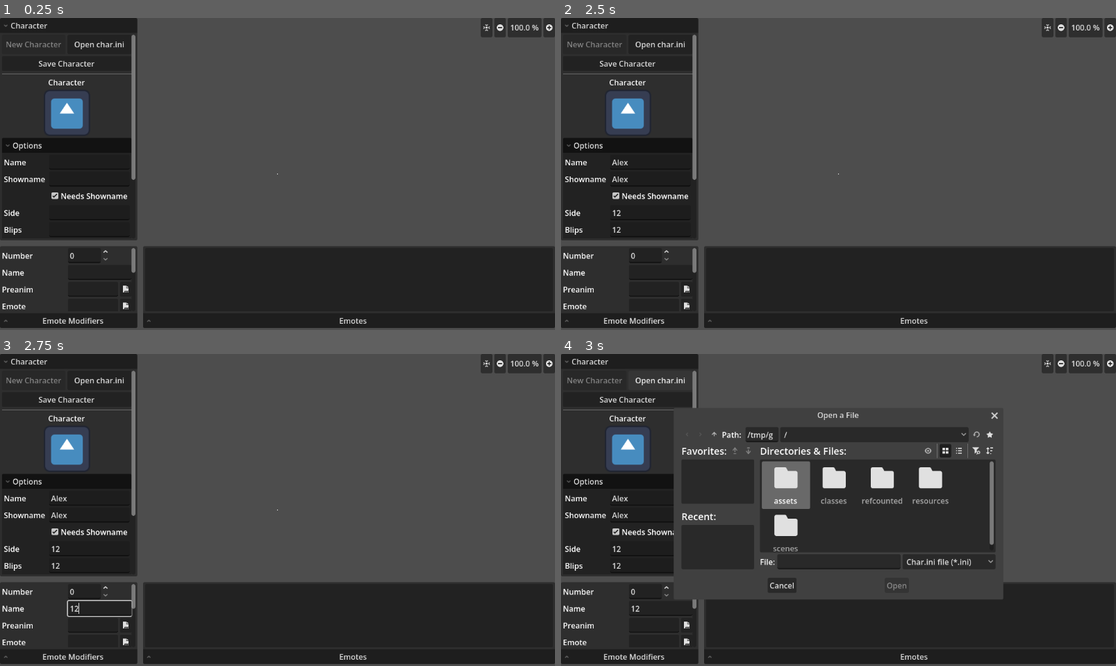
Above: before the commit, frames 1-4 (two rows, left to right).
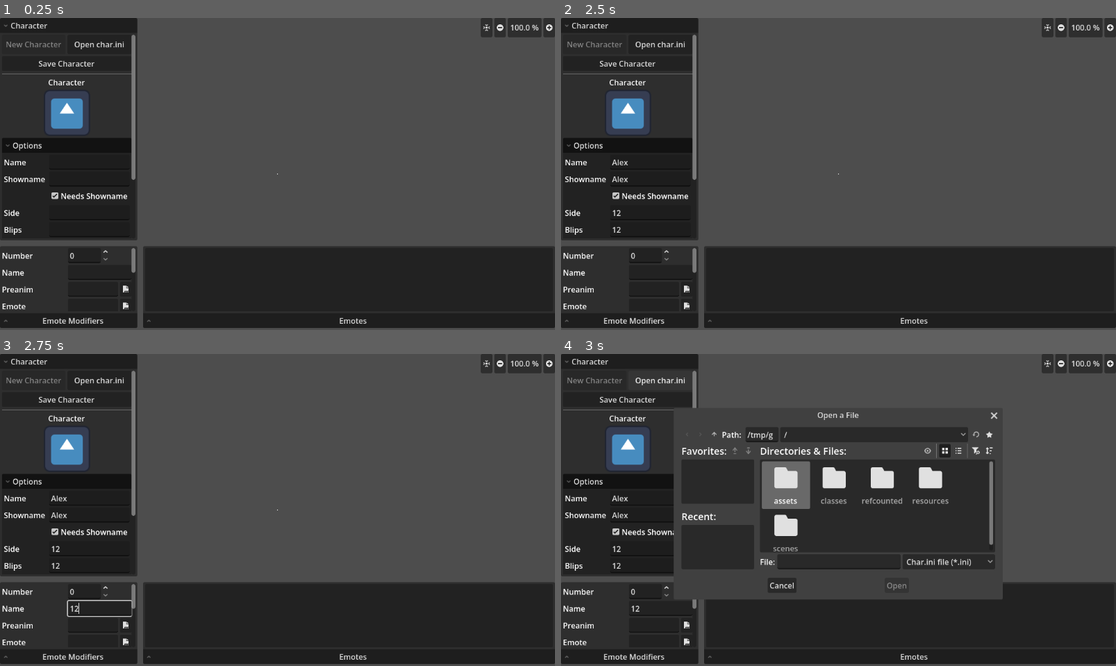
Above: after the commit, the same moments.

Repository: Crystalwarrior/KFO-CharMaker
Game: Godot game, scene res://scenes/main.tscn
The game is run twice, just before and just after one commit, with the same random seed, the same clock (stepped at 60 frames per second) and the same inputs. The engine's default icon, where the game draws it, is replaced by a stand-in: a white triangle on a blue panel in a dark square.
Inputs (mouse positions are in pixels of both pictures, inside the frame that each line leads up to):
- Up to frame 1 (0.25 s): no input
- Up to frame 2 (2.5 s): click (649, 161) at 0.52 s; type "Alex" at 0.6 s; click (649, 180) at 0.75 s; type "Alex" at 0.83 s; click (649, 211) at 0.98 s; type "12" at 1.07 s; click (649, 230) at 1.27 s; type "12" at 1.35 s; click (649, 245) at 1.5 s; type "12" at 1.58 s; click (649, 264) at 1.73 s; type "12" at 1.82 s; click (649, 280) at 2.02 s; type "12" at 2.1 s; click (649, 295) at 2.25 s; type "12" at 2.33 s; click (660, 273) at 2.48 s
- Up to frame 3 (2.75 s): type "12" at 2.57 s
- Up to frame 4 (3 s): click "Open char.ini" at 2.75 s

Frames 1-3 are identical in both runs. In frame 4, 0.2% of the frame differs, in the area x 65-79%, y 18-68%.
Error before the commit: Invalid assignment of property or key 'char_name' with value of type 'String' on a base object of type 'Nil'. (res://scenes/char_converter.gd:176)
Error after the commit: Invalid assignment of property or key 'char_name' with value of type 'String' on a base object of type 'Nil'. (res://scenes/char_converter.gd:178)

Commit message:
emote idle and pre now change on losing focus

Diff:
--- a/scenes/char_converter.gd
+++ b/scenes/char_converter.gd
@@ -116,7 +116,9 @@
 	number_spin_box.value_changed.connect(_on_emote_number_changed)
 	comment_edit.text_changed.connect(_on_emote_name_changed)
 	preanim_edit.text_submitted.connect(_on_preanim_edit_changed)
+	preanim_edit.focus_exited.connect(_on_preanim_lost_focus)
 	emote_edit.text_submitted.connect(_on_emote_edit_changed)
+	emote_edit.focus_exited.connect(_on_emote_lost_focus)
 	modifier_option.item_selected.connect(_on_emote_mod_changed)
 	deskmod_option.item_selected.connect(_on_emote_deskmod_changed)
 	sound_name_edit.text_changed.connect(_on_emote_sound_changed)
@@ -217,9 +219,23 @@
 	_on_image_selected(new_text)
 
 
+func _on_preanim_lost_focus() -> void:
+	if preanim_edit.text == current_character.emotes[current_emote_number].pre:
+		return
+	is_image_pre = true
+	_on_image_selected(preanim_edit.text)
+
+
 func _on_emote_edit_changed(new_text: String) -> void:
 	is_image_pre = false
 	_on_image_selected(new_text)
+
+
+func _on_emote_lost_focus() -> void:
+	if emote_edit.text == current_character.emotes[current_emote_number].idle:
+		return
+	is_image_pre = false
+	_on_image_selected(emote_edit.text)
 
 
 func _on_image_selected(path: String) -> void:
